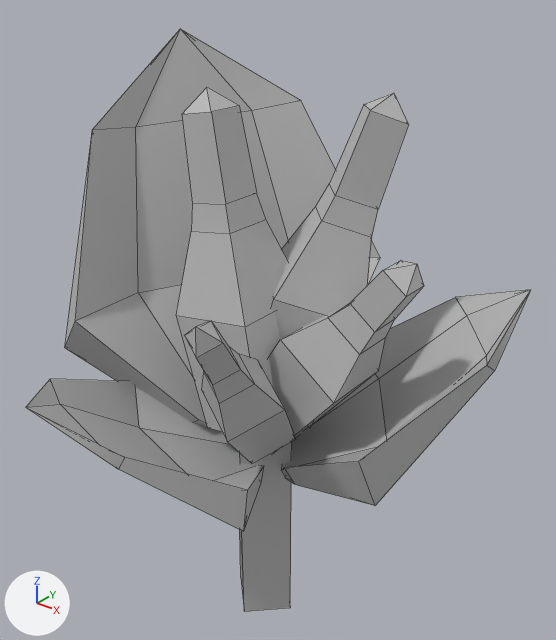
One commit to the FBX model Fortrest/Assets/Artists/3D ASSets/Marsh/SM_DwarfWillow.fbx: the scene before it, then after it.
Rendered twice from a 50 mm lens placed at (0.0938, -0.1122, 0.139), pointed at (-0.0002, 0.0053, 0.0662). Arrows for +X, +Y and +Z are at lower left; the lights stay in place. Mesh edges are drawn as thin lines. Where no turn or scale is listed for an object, it has been applied to the vertices.

Script lines for the objects in view, before the commit:
```python
me_mesh = bpy.data.meshes.new('Mesh')
me_mesh.from_pydata(...)  # 160 vertices, 173 faces; spans x -0.0486..0.0464, y -0.0494..0.0473, z -0.0083..0.1218
me_mesh.materials.append(mat_lambert1)  # grey #bcbcbc
ob_sm_dwarfwillow = bpy.data.objects.new('SM_DwarfWillow', me_mesh)
ob_sm_dwarfwillow.location = (0.0, -0.0002, 0.0)
```
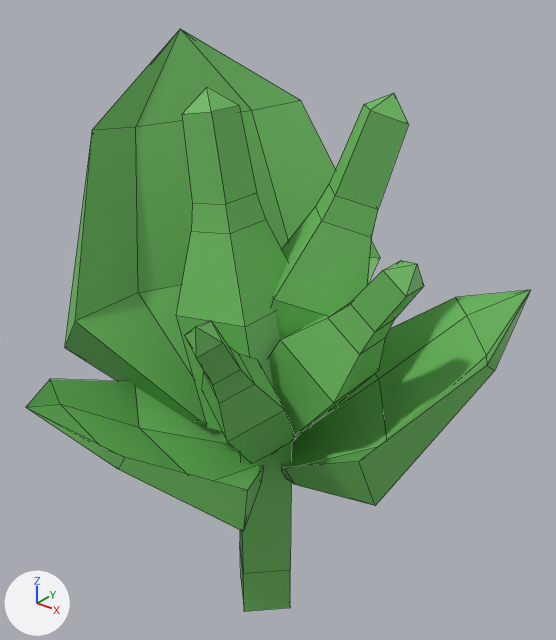
Pixel boxes [x1, y1, x2, y2] of what changed, in the pictures (556 x 640 px):
part 1 of me_mesh, cut back: [239, 442, 292, 612] in both
part 2 of me_mesh, recoloured (grey to green): [26, 29, 530, 532] in both

The edits, one by one:
Material 'PlaceholderMat1' (mat_placeholdermat1) is new.
Its base color is (0.156, 0.504, 0.119) (green #6ebc61).
Its roughness is 0.553.
me_mesh is used by ob_sm_dwarfwillow; location (0.0, -0.0002, 0.0).
me_mesh had 160 vertices, 173 faces and spanned x -0.0486..0.0464, y -0.0494..0.0473, z -0.0083..0.1218.
me_mesh now has 160 vertices, 161 faces and spans x -0.0486..0.0464, y -0.0494..0.0473, z -0.0083..0.1218.
Part 1, on me_mesh:
4 vertices are removed from x -0.002..0.0045, y -0.0055..0.0058, z 0.0407..0.0452.
20 faces are deleted.
4 vertices are added at (0.0, 0.0081, 0.0039), (0.0081, 0.0, 0.0039), (0.0, -0.0081, 0.0039), (-0.0081, 0.0, 0.0039).
8 new faces join them.
me_mesh part 2: 153 faces spanning x -0.0486..0.0464, y -0.0494..0.0473, z 0.0329..0.1218 switch from mat_lambert1 (grey #bcbcbc) to mat_placeholdermat1 (green #6ebc61).
